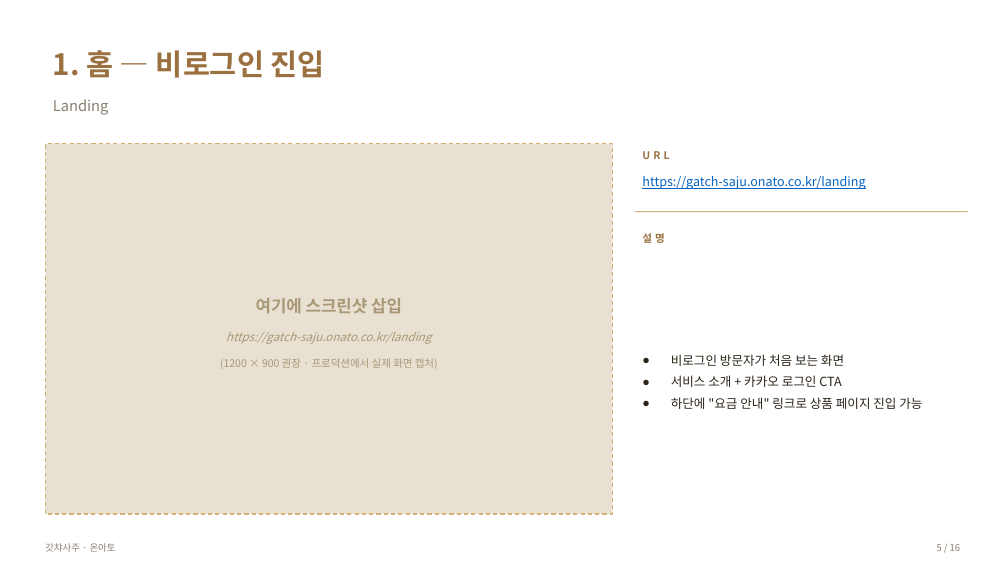
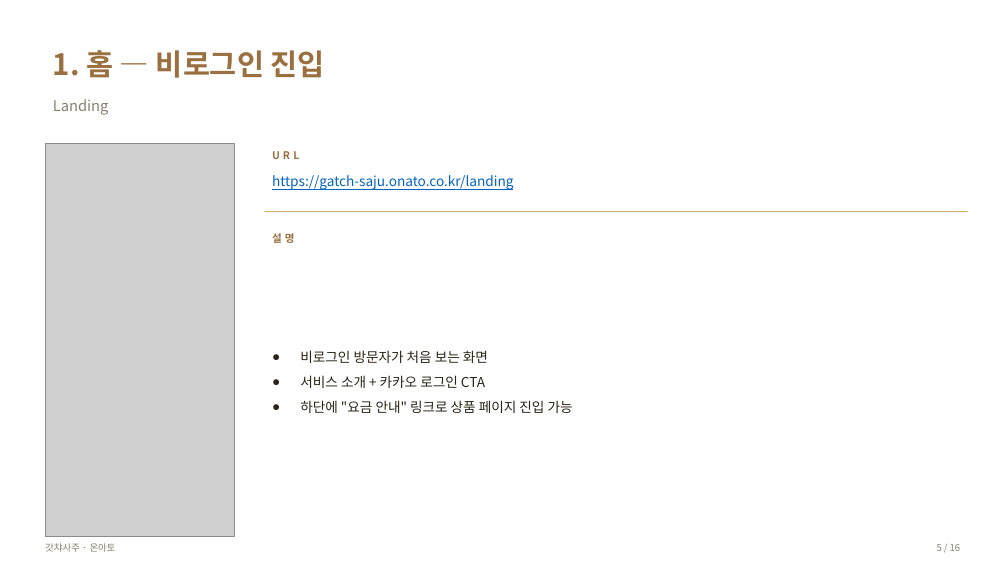
Before and after one commit to Kyun92/gatch-saju, a slide deck: slide 5 of docs/toss-payment-flow.pptx. Drawn at 1008x567 pixels with LibreOffice and Linux fonts; fonts in the diff are those of the drawing; grey boxes stand for pictures. Boxes give left, top, right and bottom in pixels: in the first picture for what was removed or moved away, otherwise in the second. Text is boxed around its words. In the diff, an @@ line names an element or a change of style, - is before the commit and + after.

```diff
--- a/docs/toss-payment-flow.pptx
+++ b/docs/toss-payment-flow.pptx
@@ rectangle removed at (45, 144, 613, 514) @@
@@ rectangle added at (45, 144, 234, 537), fill #FFFFFF, outline #D4B070 1 pt @@
@@ picture added at (45, 144, 234, 537) @@
@@ text "URL": place and size @@
-text "URL" at (642, 151, 669, 159)
+text "URL" at (272, 151, 299, 159)
@@ text "https://gatch-saju.onato.co.kr/landing": place and size @@
-text "https://gatch-saju.onato.co.kr/landing" at (642, 176, 865, 189)
+text "https://gatch-saju.onato.co.kr/landing" at (272, 175, 514, 190)
@@ text "https://gatch-saju.onato.co.kr/landing" at (272, 175, 514, 190): size 12 to 13 pt @@
@@ text "설명": place and size @@
-text "설명" at (642, 233, 664, 243)
+text "설명" at (272, 233, 294, 243)
@@ line added from (265, 212) to (968, 212), #D4B070 1 pt @@
@@ text "비로그인 방문자가 처음 보는 화면": place and size @@
-text "비로그인 방문자가 처음 보는 화면" at (671, 354, 922, 409)
+text "비로그인 방문자가 처음 보는 화면" at (300, 350, 573, 413)
@@ text "비로그인 방문자가 처음 보는 화면" at (300, 350, 573, 413): size 12 to 13 pt; more space between paragraphs @@
@@ text removed at (256, 298, 402, 314) @@
-여기에 스크린샷 삽입
@@ text removed at (220, 358, 438, 369) @@
-(1200 × 900 권장 · 프로덕션에서 실제 화면 캡처)
@@ text removed at (226, 332, 431, 344) @@
-https://gatch-saju.onato.co.kr/landing
```
Also in this commit, not shown: 9 other slides changed, 18 other files.
